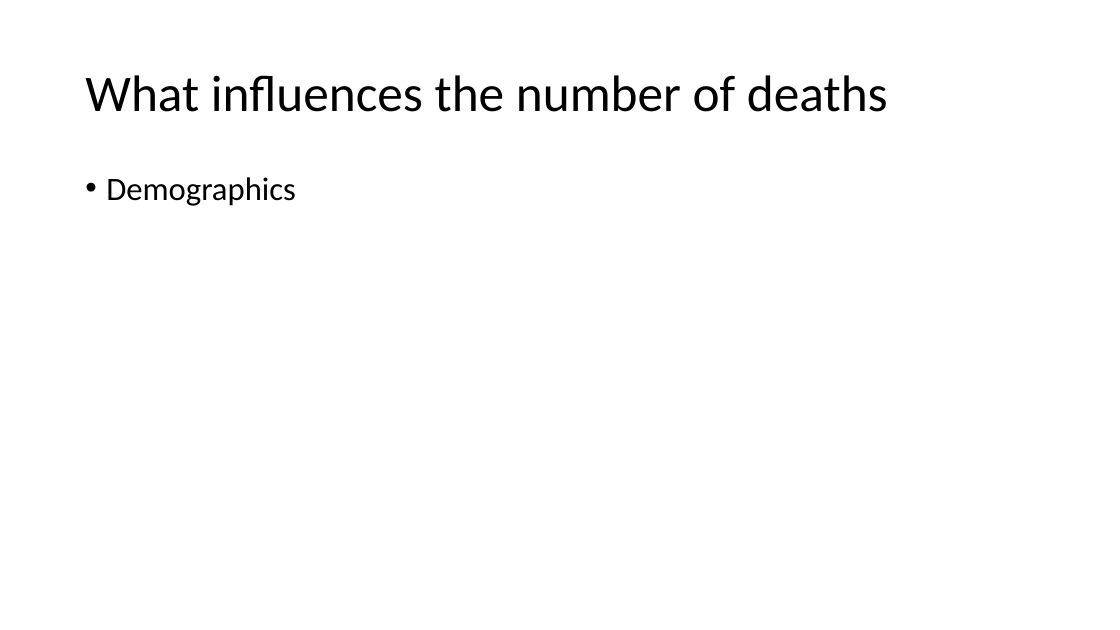
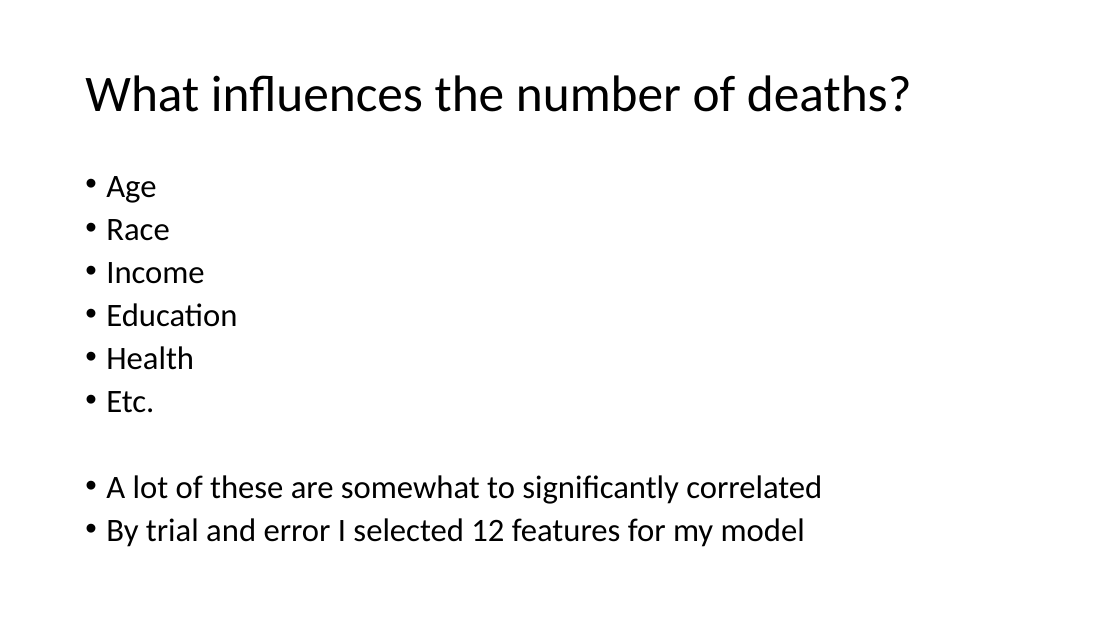
Before and after one commit to nkinnaird/CountyCovidIndexing, a slide deck: slide 5 of Presentation/CovidProjectPresentation.pptx (slide 3 before the commit). Drawn at 1120x630 pixels with LibreOffice and Linux fonts; fonts in the diff are those of the drawing. Boxes give left, top, right and bottom in pixels: in the first picture for what was removed or moved away, otherwise in the second. Text is boxed around its words. In the diff, an @@ line names an element or a change of style, - is before the commit and + after.

```diff
--- a/Presentation/CovidProjectPresentation.pptx
+++ b/Presentation/CovidProjectPresentation.pptx
@@ title at box(85, 75, 912, 112): text changed @@
-What influences the number of deaths
+What influences the number of deaths?
@@ text at box(106, 176, 822, 547): text changed @@
-• Demographics
+• Age
+• Race
+• Income
+• Education
+• Health
+• Etc.
+• A lot of these are somewhat to significantly correlated
+• By trial and error I selected 12 features for my model
```
Also in this commit, not shown: 6 other slides changed, 9 slides added, 5 slides removed, 25 other files.
